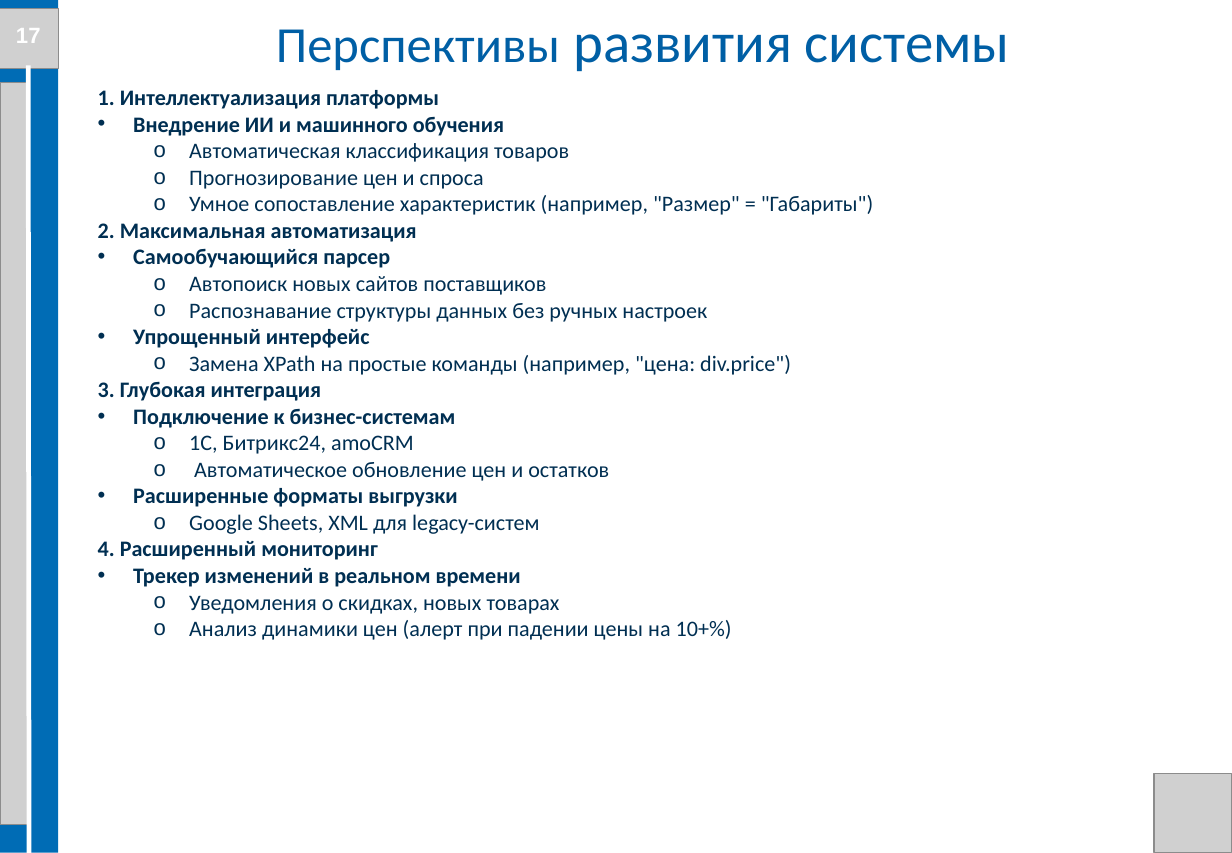
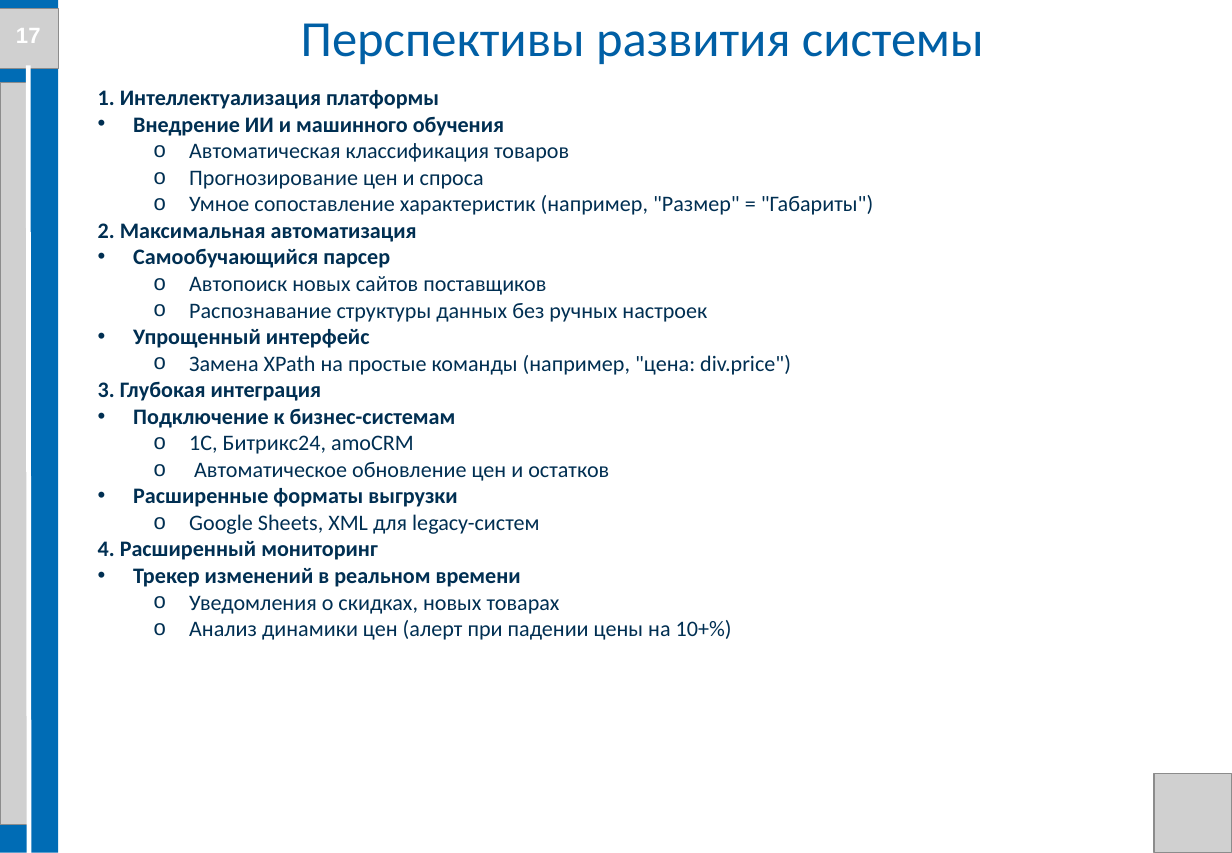
Before and after one commit to Evgenij1234/Diplom-work, a slide deck: slide 21 of Documents/Презентация диплома Семенов Е.А. БПЦ 21-01.pptx. Drawn at 1232x853 pixels with LibreOffice and Linux fonts; fonts in the diff are those of the drawing; grey boxes stand for pictures; background and template pictures are left out. Boxes give left, top, right and bottom in pixels: in the first picture for what was removed or moved away, otherwise in the second. Text is boxed around its words. In the diff, an @@ line names an element or a change of style, - is before the commit and + after.

```diff
--- a/Documents/Презентация диплома Семенов Е.А. БПЦ 21-01.pptx
+++ b/Documents/Презентация диплома Семенов Е.А. БПЦ 21-01.pptx
@@ text "Перспективы развития системы" at <box>301,23,984,64</box>: size 36 to 32 pt in "развития системы" @@
```
Also in this commit, not shown: 2 other slides changed, 7 other files.
